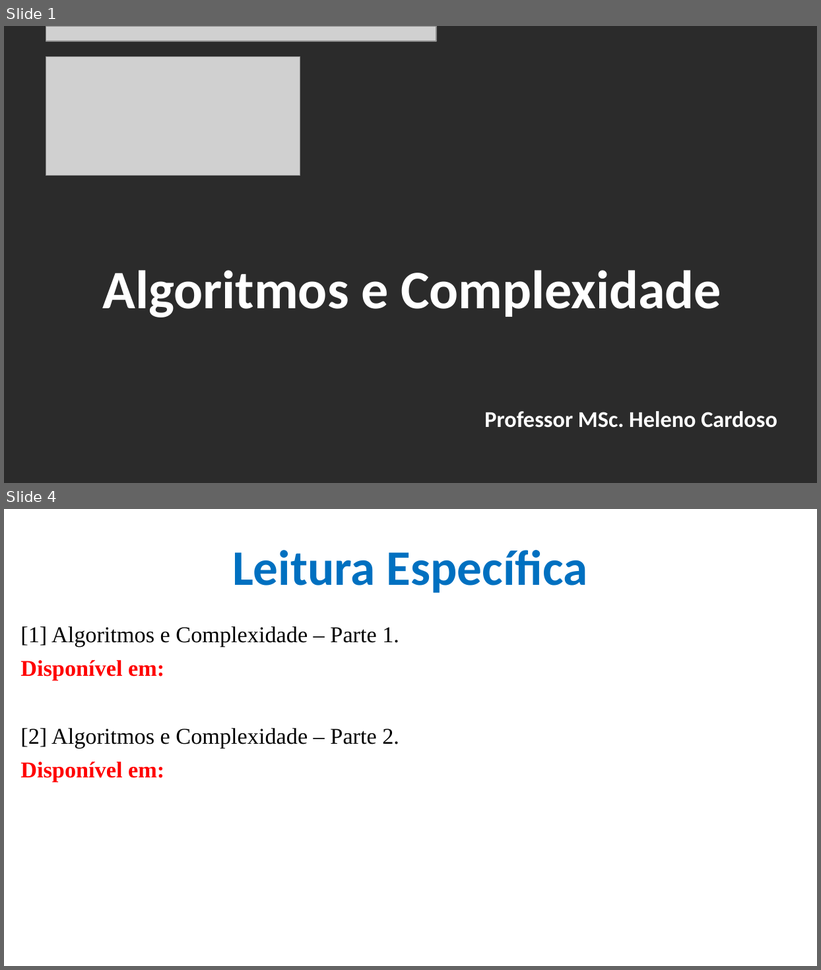
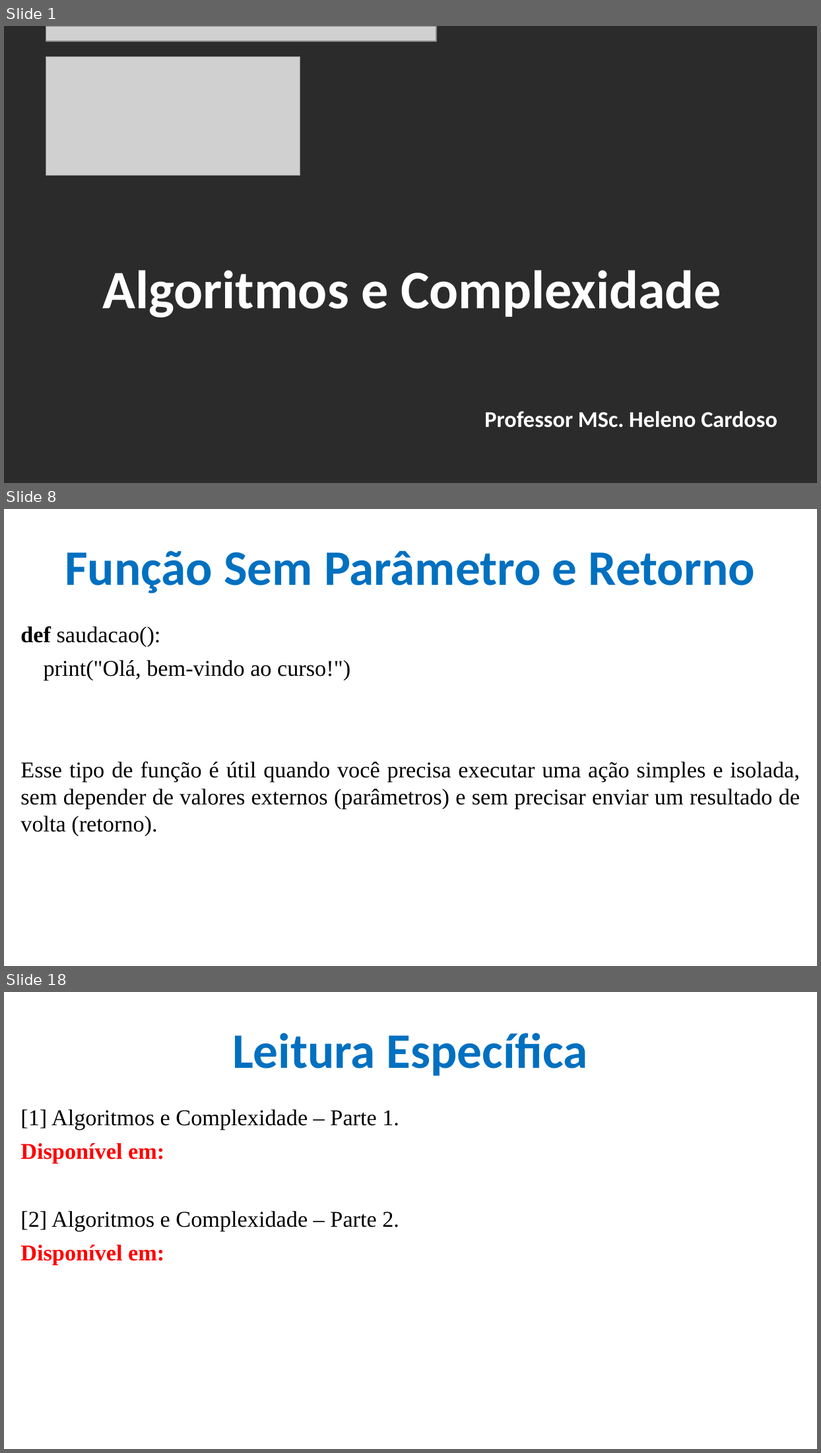
Before and after one commit to CloudEducationBrazil/WydenAlgoritmosEComplexidade, a slide deck: 01 Classes/Aula 01 - Algoritmos e Complexidade - Funções e Parâmetros.pptx. Shown one above the other, each under a label of ours: slides 1 and 4 before the commit, slides 1, 8 and 18 after it; the slides between them are not shown. The pictures are 821x970 and 821x1453 pixels, drawn with LibreOffice and Linux fonts; fonts in the diff are those of the drawing; grey boxes stand for pictures; background and template pictures are left out; a plain dark background stands for a picture behind light text. Boxes give left, top, right and bottom in pixels: in the first picture for what was removed or moved away, otherwise in the second. Text is boxed around its words. In the diff, an @@ line names an element or a change of style, - is before the commit and + after.

```diff
--- a/01 Classes/Aula 01 - Algoritmos e Complexidade - Funções e Parâmetros.pptx
+++ b/01 Classes/Aula 01 - Algoritmos e Complexidade - Funções e Parâmetros.pptx
@@ slide 8 added at [4,509,817,966], background picture (left out) @@
@@ title added at [65,551,755,593], 44 pt, text #0070C0, bold @@
+Função Sem Parâmetro e Retorno
@@ text added at [20,626,800,836], 20 pt, text #000000 @@
+def saudacao():
+print("Olá, bem-vindo ao curso!")
+Esse tipo de função é útil quando você precisa executar uma ação simples e isolada, sem depender de valores externos (parâmetros) e sem precisar enviar um resultado de volta (retorno).
@@ what was slide 4 is now slide 18 @@
```
Also in this commit, not shown: 3 slides changed, 13 other slides added, 2 other files.
